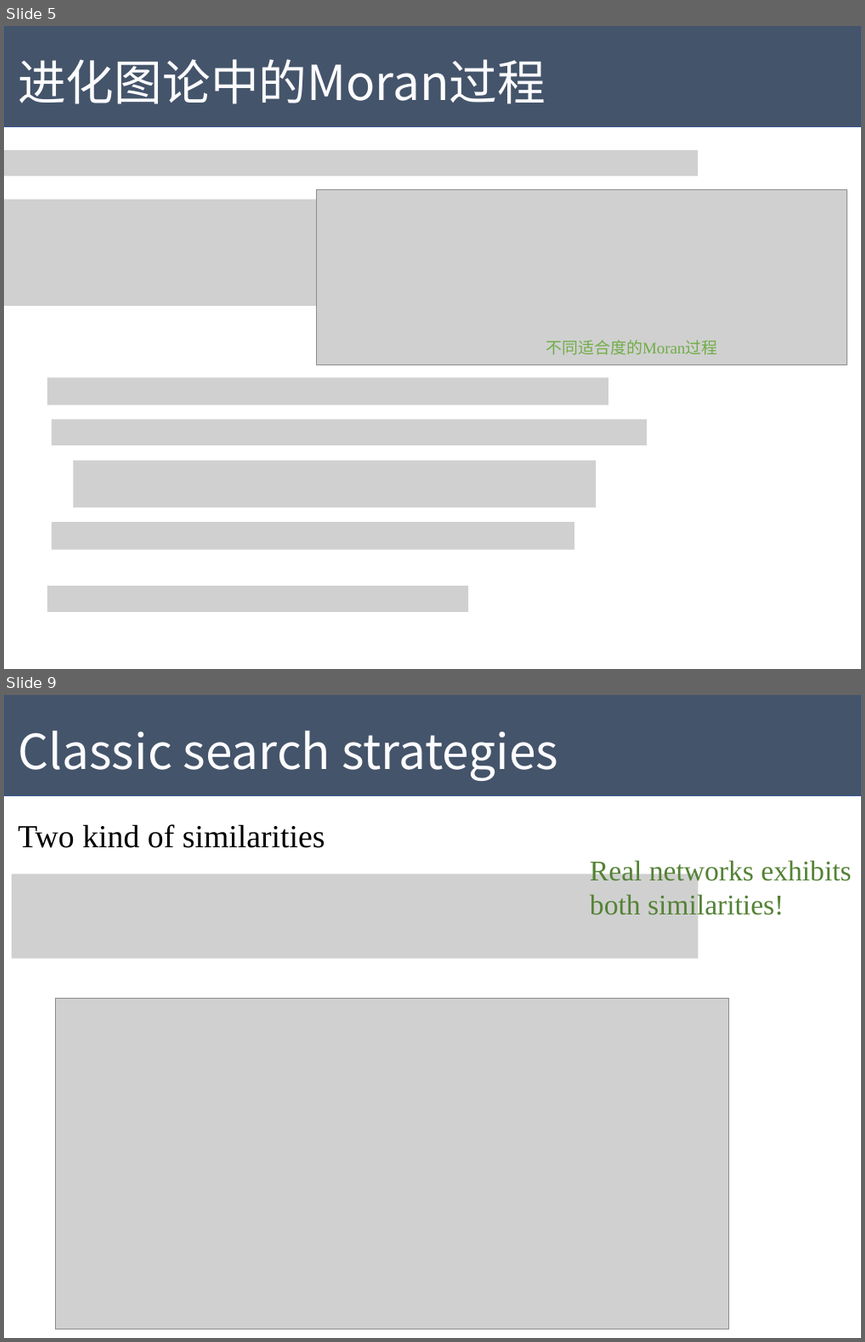
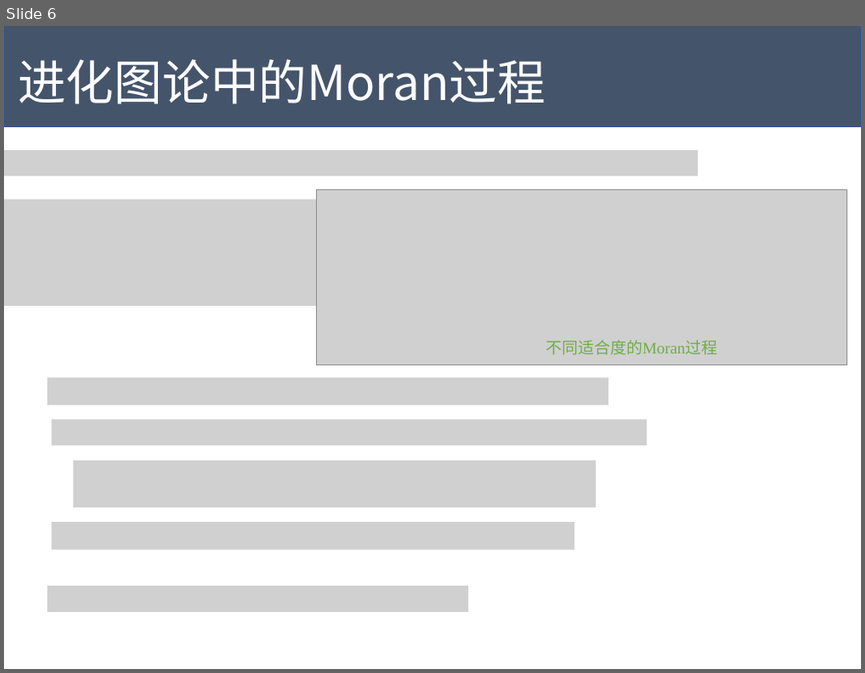
Before and after one commit to Tigerrr07/GNN-tiger, a slide deck: dynamics/pre.pptx. Shown one above the other, each under a label of ours: slides 5 and 9 before the commit, slide 6 after it; the slides between them are not shown. The pictures are 865x1342 and 865x673 pixels, drawn with LibreOffice and Linux fonts; fonts in the diff are those of the drawing; grey boxes stand for pictures. Boxes give left, top, right and bottom in pixels: in the first picture for what was removed or moved away, otherwise in the second. Text is boxed around its words. In the diff, an @@ line names an element or a change of style, - is before the commit and + after.

```diff
--- a/dynamics/pre.pptx
+++ b/dynamics/pre.pptx
@@ slide 9 removed at box(4, 695, 861, 1338), background #FFFFFF @@
@@ rectangle removed at box(4, 695, 861, 796) @@
@@ text removed at box(18, 731, 558, 781) @@
-Classic search strategies
@@ text removed at box(18, 824, 325, 848) @@
-Two kind of similarities
@@ text removed at box(590, 857, 851, 919) @@
-Real networks exhibits both similarities!
@@ picture removed at box(12, 873, 698, 958) @@
@@ picture removed at box(55, 998, 728, 1329) @@
@@ what was slide 5 is now slide 6 @@
```
Also in this commit, not shown: 5 slides changed, 5 slides added, 10 other slides removed, 5 other files.
